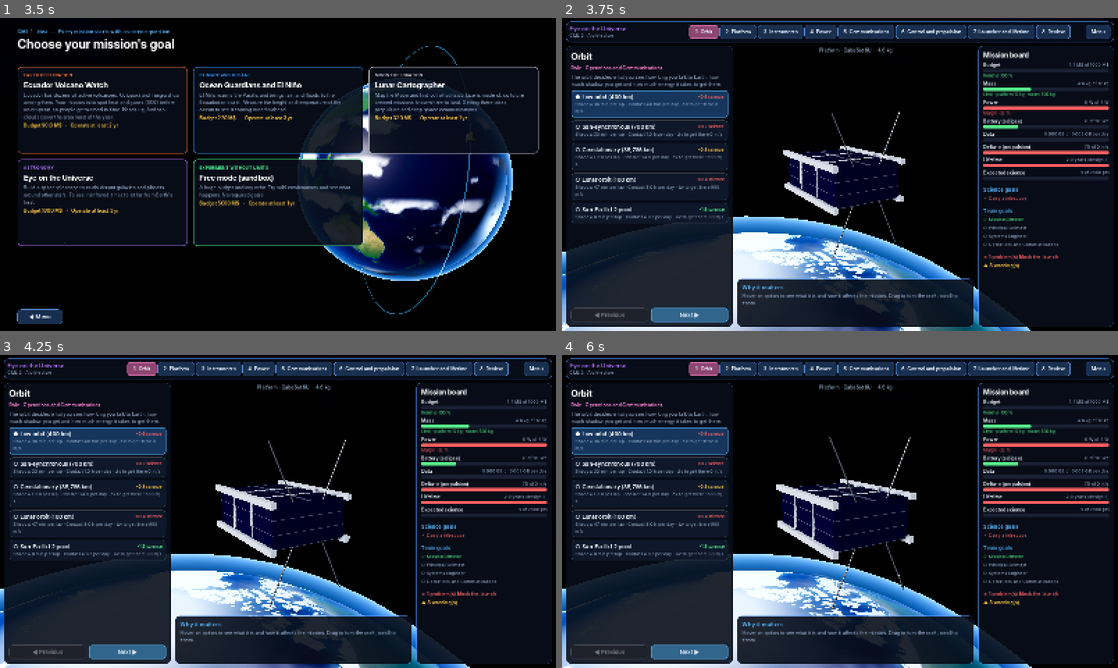
Above: before the commit, frames 1-4 (two rows, left to right).
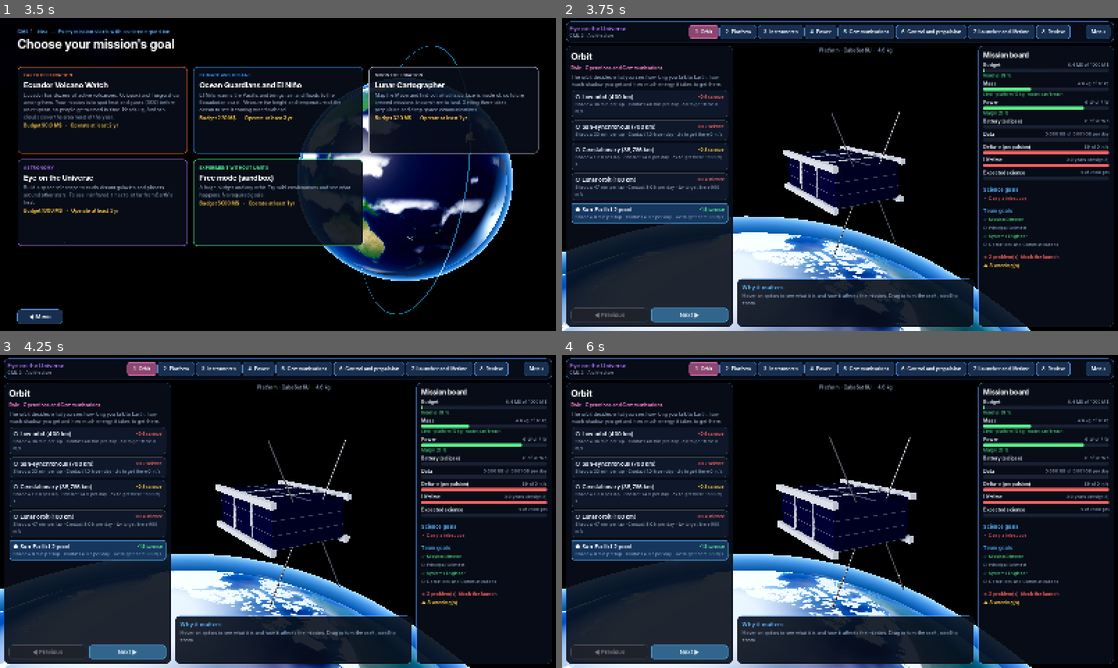
Above: after the commit, the same moments.

Repository: alexanderkholodov1/farpoint-horizon
Game: Godot game, scene res://scenes/main.tscn
Same seed, same stepped clock (60 frames per second), same inputs: the game is played once before the commit and once after it.
Inputs (mouse positions are in pixels of both pictures, inside the frame that each line leads up to):
- Up to frame 1 (3.5 s): click "▶ One player" at 0.5 s; click "◀ Menu" at 1.25 s; click "▶ One player" at 2 s; move the mouse to (400, 158) at 2.77 s; click (400, 158) at 2.92 s
- Up to frame 2 (3.75 s): drag from (728, 190) to (812, 237) at 3.52 s
- Up to frame 3 (4.25 s): no input
- Up to frame 4 (6 s): click "Next ▶" at 4.25 s; click "Next ▶" at 5 s; click "1. Orbit" at 5.75 s

Frame 1 is identical in both runs. In frame 2, 5.1% of the frame differs, in the area x 1-99%, y 14-78%; in frame 3, 5.1%; in frame 4, 5.1%.

Commit message:
Start the telescope mission in its own L2 orbit instead of overwriting it with low orbit

Diff:
--- a/scripts/game_state.gd
+++ b/scripts/game_state.gd
@@ -91,8 +91,6 @@
 	mission.propulsion = "none"
 	mission.launcher = "ride"
 	mission.orbit = "lunar" if scenario_id == "luna" else ("l2" if scenario_id == "telescopio" else "sso")
-	if scenario_id == "telescopio":
-		mission.orbit = "leo"
 	mission.years = GameData.SCENARIOS[scenario_id].min_years
 	approvals = {}
 	changed.emit()
